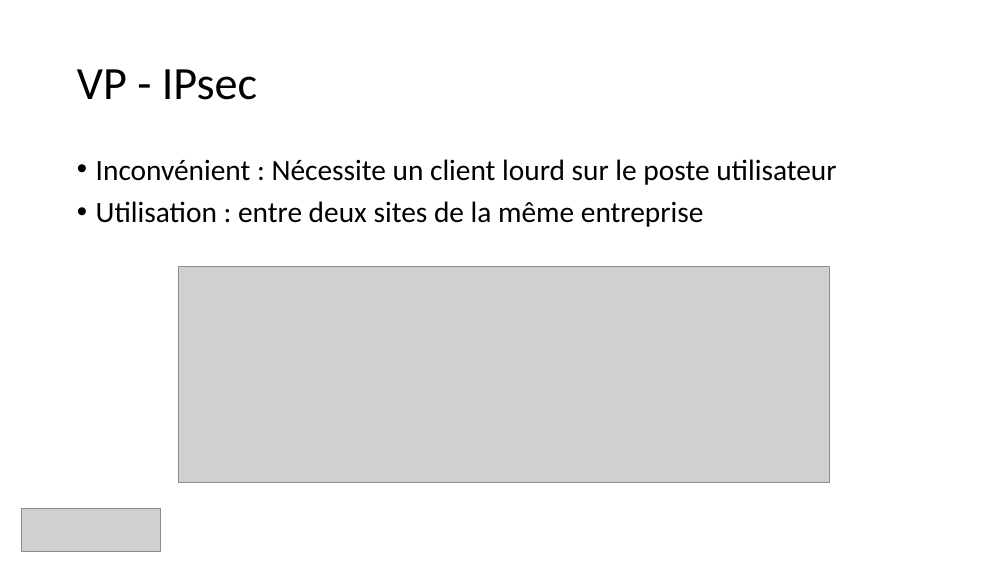
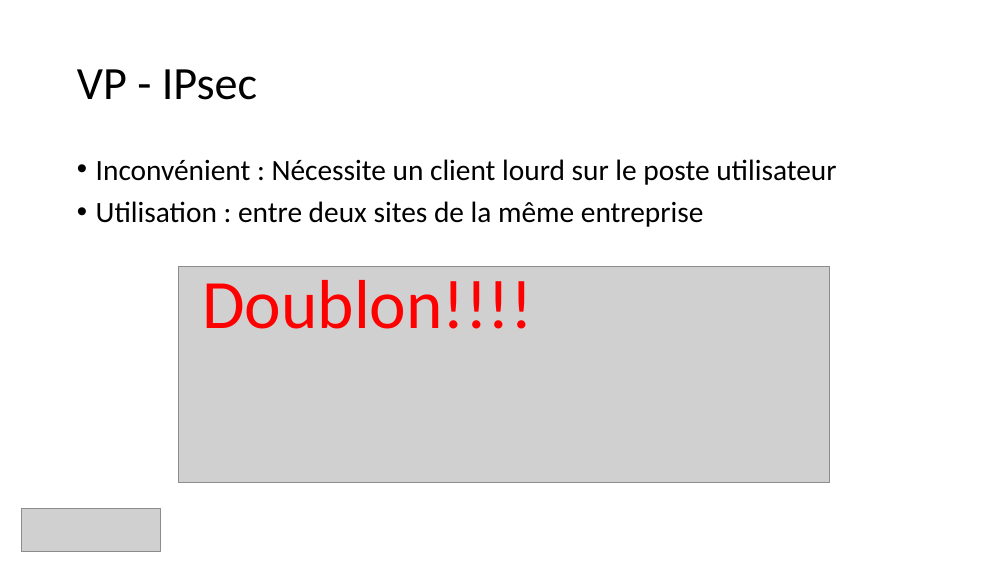
Before and after one commit to guillaume-rico/reseaux_informatiques, a slide deck: slide 36 of 01_CM/CM3 Réseaux Informatiques.pptx. Drawn at 1008x567 pixels with LibreOffice and Linux fonts; fonts in the diff are those of the drawing; grey boxes stand for pictures. Boxes give left, top, right and bottom in pixels: in the first picture for what was removed or moved away, otherwise in the second. Text is boxed around its words. In the diff, an @@ line names an element or a change of style, - is before the commit and + after.

```diff
--- a/01_CM/CM3 Réseaux Informatiques.pptx
+++ b/01_CM/CM3 Réseaux Informatiques.pptx
@@ text added at box(202, 280, 533, 329), 66 pt, text #FF0000 @@
+Doublon!!!!
```
Also in this commit, not shown: 6 other slides changed, 3 other files.
